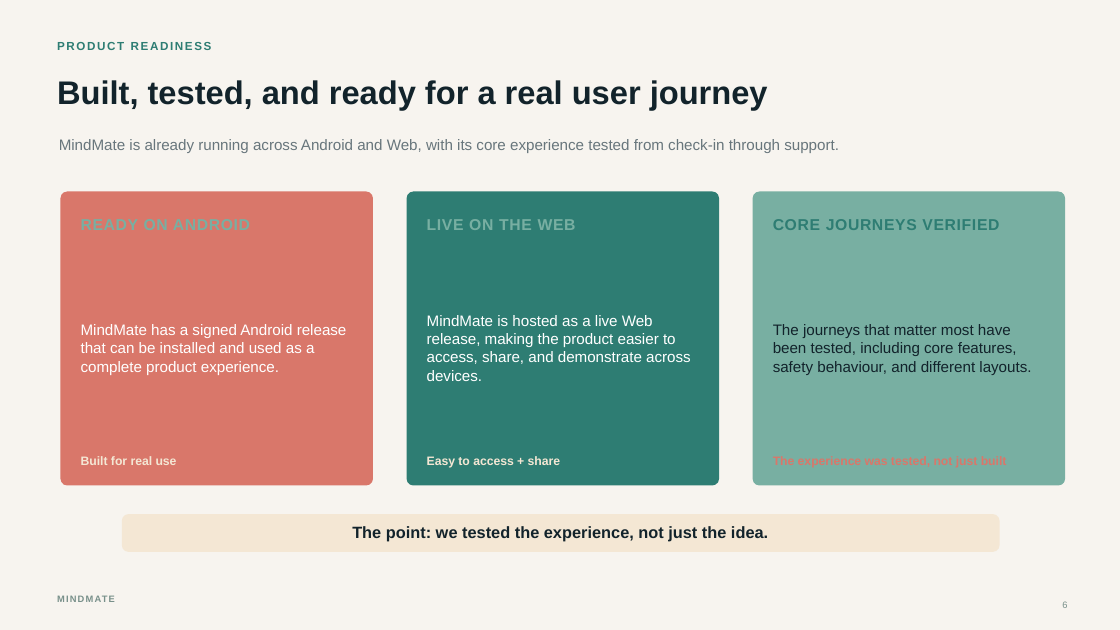
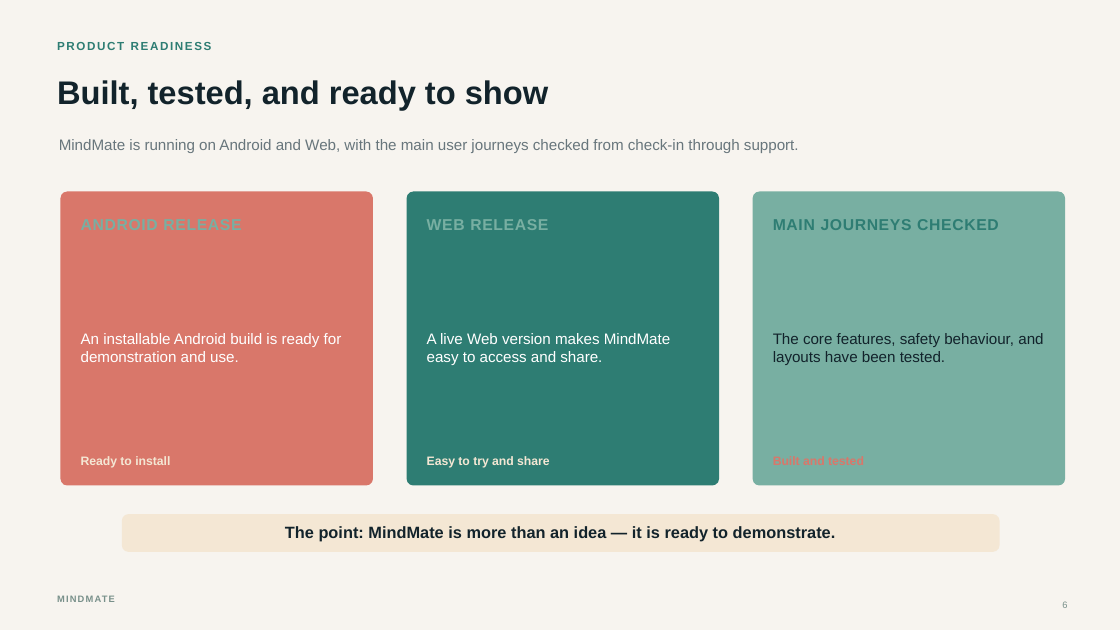
Before and after one commit to Tor3x-Coder/mindmate, a slide deck: slide 6 of presentation/MindMate_Competition_Presentation.pptx. Drawn at 1120x630 pixels with LibreOffice and Linux fonts; fonts in the diff are those of the drawing. Boxes give left, top, right and bottom in pixels: in the first picture for what was removed or moved away, otherwise in the second. Text is boxed around its words. In the diff, an @@ line names an element or a change of style, - is before the commit and + after.

Commit message:
docs: refine presentation layout and freemium model

```diff
--- a/presentation/MindMate_Competition_Presentation.pptx
+++ b/presentation/MindMate_Competition_Presentation.pptx
@@ text at bbox=[57, 80, 548, 110]: text changed @@
-Built, tested, and ready for a real user journey
+Built, tested, and ready to show
@@ text at bbox=[59, 139, 799, 153]: text changed @@
-MindMate is already running across Android and Web, with its core experience tested from check-in through support.
+MindMate is running on Android and Web, with the main user journeys checked from check-in through support.
@@ text at bbox=[427, 219, 548, 230]: text changed @@
-LIVE ON THE WEB
+WEB RELEASE
@@ text at bbox=[773, 219, 999, 230]: text changed @@
-CORE JOURNEYS VERIFIED
+MAIN JOURNEYS CHECKED
@@ text at bbox=[81, 333, 342, 362]: text changed @@
-MindMate has a signed Android release that can be installed and used as a complete product experience.
+An installable Android build is ready for demonstration and use.
@@ text at bbox=[427, 333, 670, 365]: text changed @@
-MindMate is hosted as a live Web release, making the product easier to access, share, and demonstrate across devices.
+A live Web version makes MindMate easy to access and share.
@@ text at bbox=[773, 333, 1043, 365]: text changed @@
-The journeys that matter most have been tested, including core features, safety behaviour, and different layouts.
+The core features, safety behaviour, and layouts have been tested.
@@ text at bbox=[81, 456, 170, 468]: text changed @@
-Built for real use
+Ready to install
@@ text at bbox=[427, 456, 549, 468]: text changed @@
-Easy to access + share
+Easy to try and share
@@ text at bbox=[285, 526, 836, 541]: text changed @@
-The point: we tested the experience, not just the idea.
+The point: MindMate is more than an idea — it is ready to demonstrate.
```
Also in this commit, not shown: 4 other slides changed, 2 slides added, 2 slides removed.
